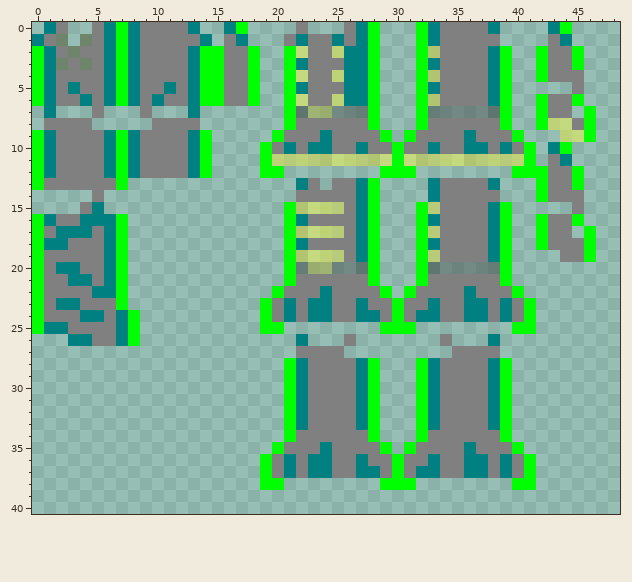
A pixel-art sprite gets an edit: Assets/CoreData/Items/Equipments/Tops1/Tops1.png. This is how it looked before the edit.
The file is 64x64 pixels. Shown: x 0..48, y 0..40.
And afterwards:
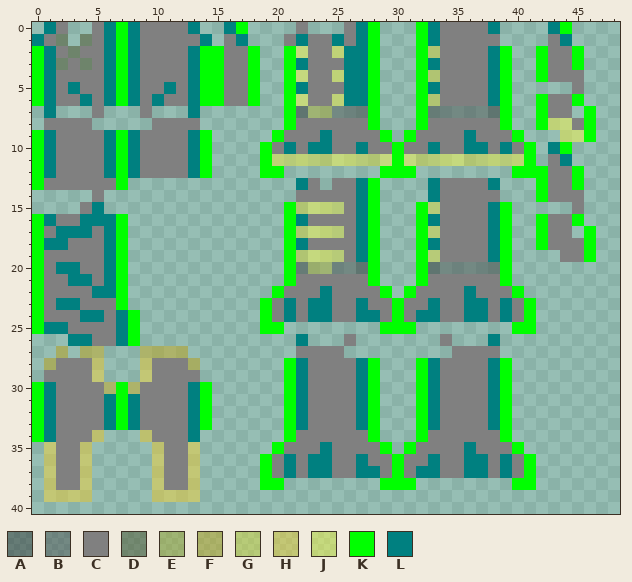
Palette (. is transparent): A #2b2b2b73  B #48484873  C #808080  D #4b4b2173  E #aba72373  F #c9a61073  G #dfda3073  H #fad22873  J #fffa3c73  K #00ff00  L #008080
Difference:
@@ x 0..16 @@
 26 ...LLCCLK........
-27 .................
-28 .................
-29 .................
-30 .................
-31 .................
-32 .................
-33 .................
-34 .................
-35 .................
-36 .................
-37 .................
-38 .................
-39 .................
+27 ..F.FF...FFFF....
+28 .FCCCH...HCCCF...
+29 .CCCCH...HCCCC...
+30 KLCCCCFKFCCCCLK..
+31 KLCCCCLKLCCCCLK..
+32 KLCCCCLKLCCCCLK..
+33 KLCCCCLKLCCCCLK..
+34 KLCCCH...HCCCL...
+35 .HCCH.....HCCH...
+36 .HCCH.....HCCH...
+37 .HCCH.....HCCH...
+38 .HCCH.....HCCH...
+39 .HHHH.....HHHH...
 40 .................
